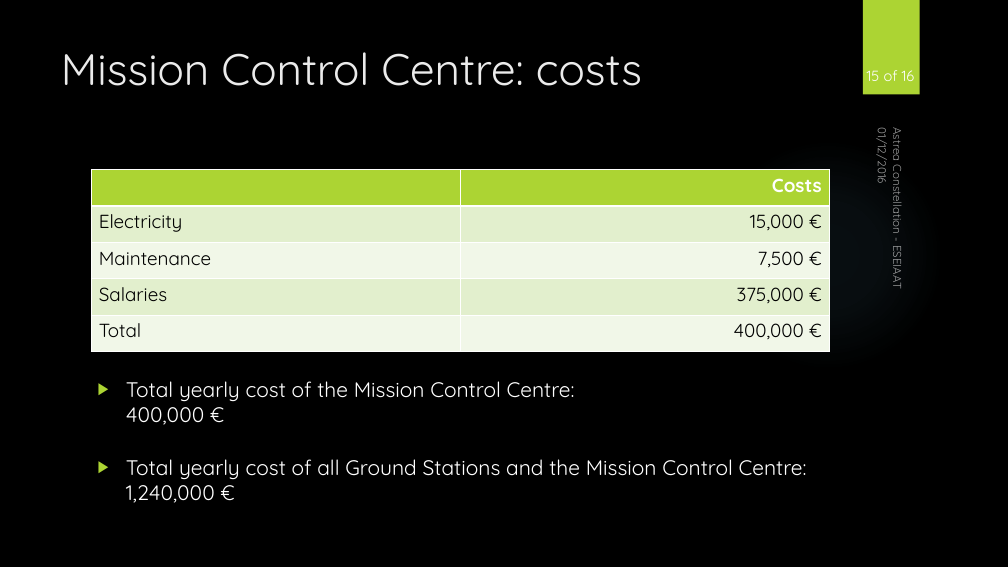
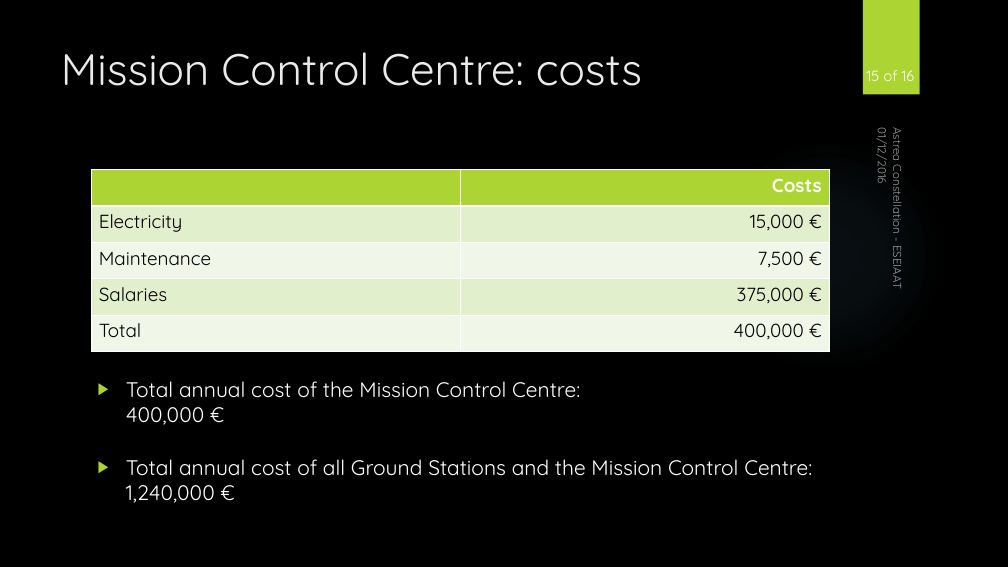
Before and after one commit to EvaMariaUrbano/Communications, a slide deck: slide 15 of Presentación Josep Maria/Presentation Josep Maria.pptx. Drawn at 1008x567 pixels with LibreOffice and Linux fonts; fonts in the diff are those of the drawing; background and template pictures are left out. Boxes give left, top, right and bottom in pixels: in the first picture for what was removed or moved away, otherwise in the second. Text is boxed around its words. In the diff, an @@ line names an element or a change of style, - is before the commit and + after.

```diff
--- a/Presentación Josep Maria/Presentation Josep Maria.pptx
+++ b/Presentación Josep Maria/Presentation Josep Maria.pptx
@@ text at bbox=[126, 381, 580, 425]: text changed @@
-▶ Total yearly cost of the Mission Control Centre: 400,000 €
+▶ Total annual cost of the Mission Control Centre: 400,000 €
@@ text at bbox=[126, 459, 812, 503]: text changed @@
-▶ Total yearly cost of all Ground Stations and the Mission Control Centre: 1,240,000 €
+▶ Total annual cost of all Ground Stations and the Mission Control Centre: 1,240,000 €
```
Also in this commit, not shown: 14 other slides changed, 2 other files.
